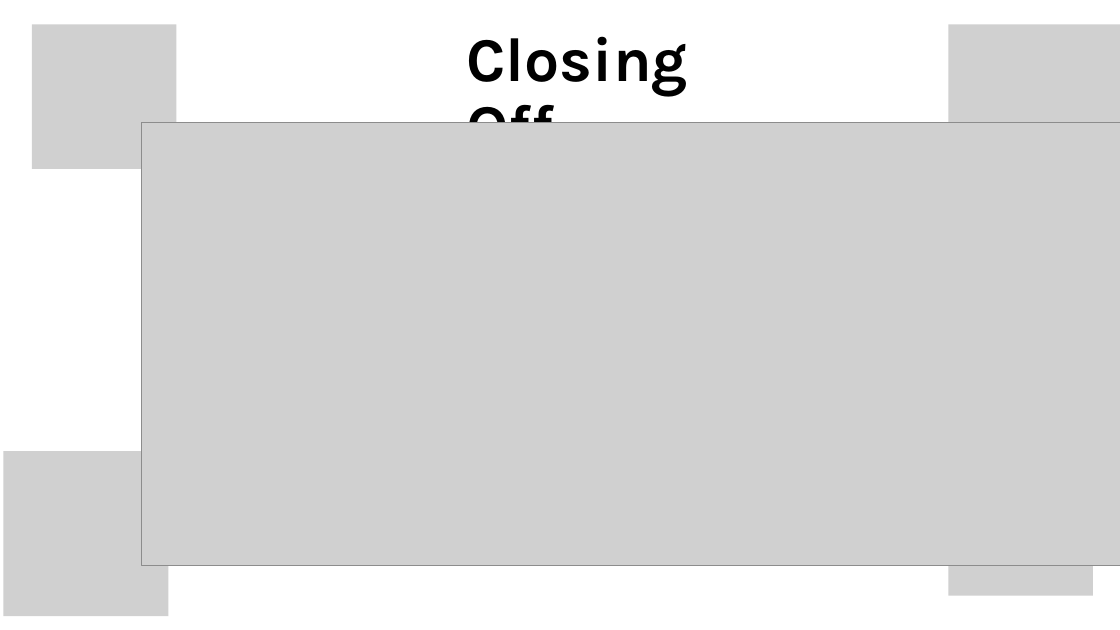
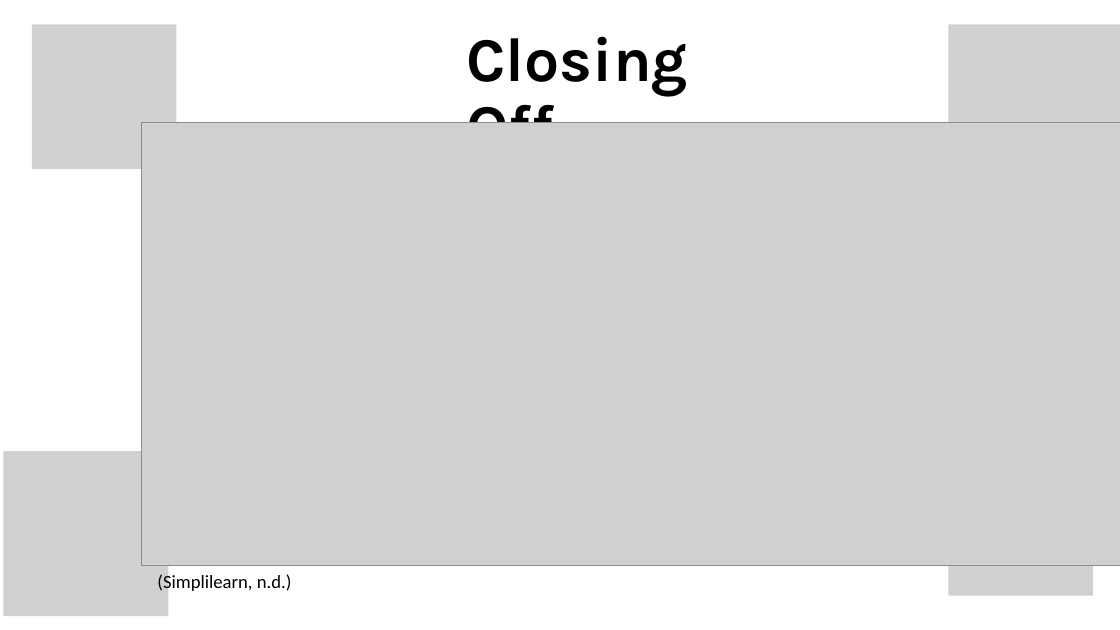
Before and after one commit to Muffinszer/cep146-teamproject1, a slide deck: slide 8 of RSA Encryption.pptx. Drawn at 1120x630 pixels with LibreOffice and Linux fonts; fonts in the diff are those of the drawing; grey boxes stand for pictures; background and template pictures are left out. Boxes give left, top, right and bottom in pixels: in the first picture for what was removed or moved away, otherwise in the second. Text is boxed around its words. In the diff, an @@ line names an element or a change of style, - is before the commit and + after.

```diff
--- a/RSA Encryption.pptx
+++ b/RSA Encryption.pptx
@@ text added at (157,572,292,593), 24 pt, text #000000 @@
+  (Simplilearn, n.d.)
```
Also in this commit, not shown: 7 other slides changed, 1 slide added.
